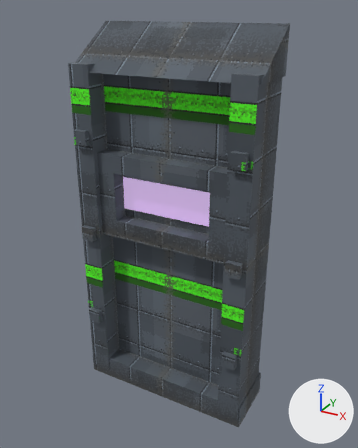
Before and after pictures for a commit that changed the glTF model assets/models/batch001/epsilon/epsilon_c_aperture.glb.
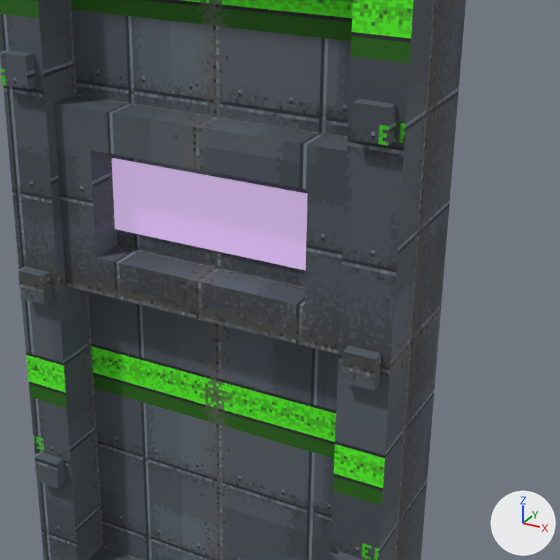
Each version appears first whole from a camera (50 mm lens) standing at (1.62, -2.84, 2.86) and looking at (0.03, 0.04, 1.42), and next in a close-up on the part from 21% to 90% of the width and 24% to 79% of the height. Every picture has the same lights, and +X, +Y and +Z are marked at lower right. The older version's two pictures come first.

Objects in the first close-up: 'epsilon_c_aperture'.
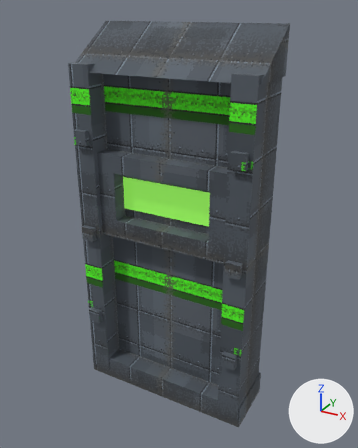
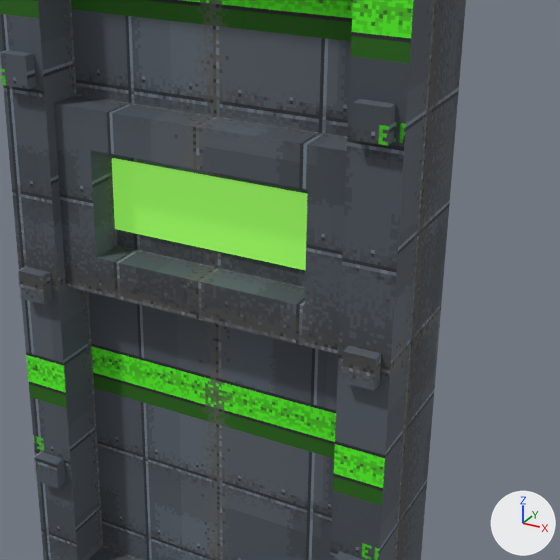
Where the change shows, as pixel boxes [x1, y1, x2, y2] in the close-ups (560 x 560 px):
'epsilon_c_aperture', recoloured (purple to green): [90, 153, 311, 295] in both

The change, as a list of edits to the scene's bpy script:
```text
Change mat_epsilon_c_aperture_aperture:
    mat_epsilon_c_aperture_aperture.base_color: (0.286, 0.145, 0.404) -> (0.137, 0.4, 0.0471)  # purple #926aaa -> green #67aa3d
    mat_epsilon_c_aperture_aperture.emission_color: (0.434, 0.329, 0.525) -> (0.18, 0.528, 0.0642)  # greyish purple #b09bc0 -> green #76c048
```
